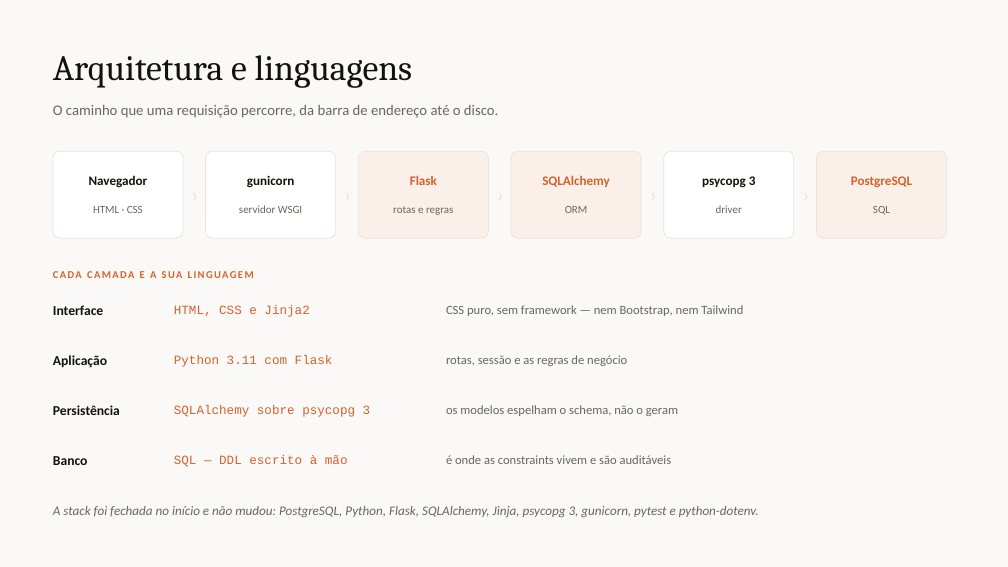
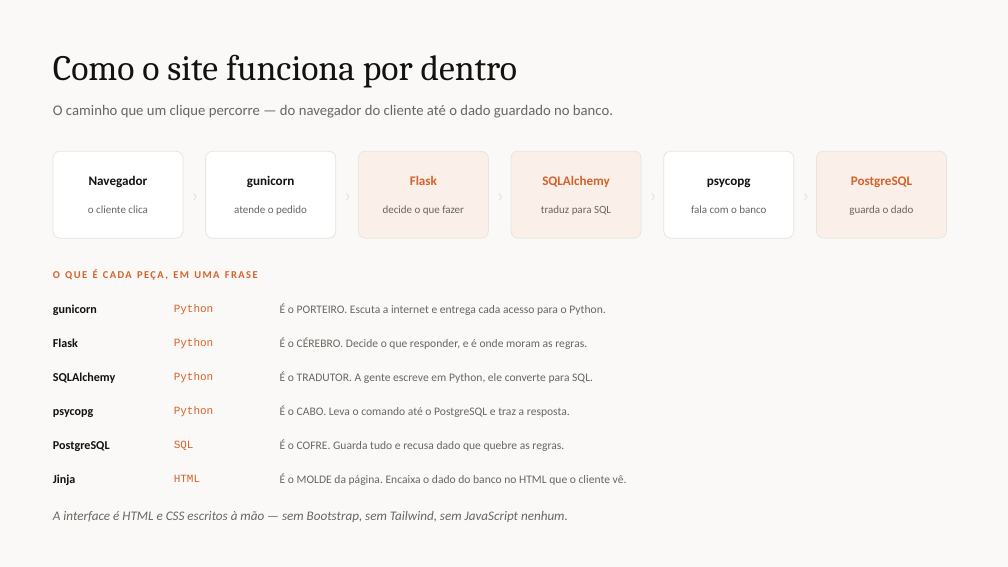
Before and after one commit to hick12/projeto-nivaldo, a slide deck: slide 3 of docs/Processo_Torra_e_Terra.pptx. Drawn at 1008x567 pixels with LibreOffice and Linux fonts; fonts in the diff are those of the drawing. Boxes give left, top, right and bottom in pixels: in the first picture for what was removed or moved away, otherwise in the second. Text is boxed around its words. In the diff, an @@ line names an element or a change of style, - is before the commit and + after.

```diff
--- a/docs/Processo_Torra_e_Terra.pptx
+++ b/docs/Processo_Torra_e_Terra.pptx
@@ text at <box>53,54,517,88</box>: text changed @@
-Arquitetura e linguagens
+Como o site funciona por dentro
@@ text at <box>53,105,613,118</box>: text changed @@
-O caminho que uma requisição percorre, da barra de endereço até o disco.
+O caminho que um clique percorre — do navegador do cliente até o dado guardado no banco.
@@ text at <box>707,178,751,188</box>: text changed @@
-psycopg 3
+psycopg
@@ text at <box>88,205,147,213</box>: text changed @@
-HTML · CSS
+o cliente clica
@@ text at <box>234,205,307,215</box>: text changed @@
-servidor WSGI
+atende o pedido
@@ text at <box>383,205,464,215</box>: text changed @@
-rotas e regras
+decide o que fazer
@@ text at <box>541,205,611,215</box>: text changed @@
-ORM
+traduz para SQL
@@ text at <box>691,205,766,213</box>: text changed @@
-driver
+fala com o banco
@@ text at <box>849,205,914,215</box>: text changed @@
-SQL
+guarda o dado
@@ text at <box>53,270,258,280</box>: text changed @@
-CADA CAMADA E A SUA LINGUAGEM
+O QUE É CADA PEÇA, EM UMA FRASE
@@ text at <box>53,304,97,315</box>: text changed; size 13 to 11.5 pt @@
-Interface
+gunicorn
@@ text at <box>174,305,213,315</box>: text changed; size 12 to 10.5 pt @@
-HTML, CSS e Jinja2
+Python
@@ text at <box>280,303,605,315</box>: text changed; size 12 to 11 pt @@
-CSS puro, sem framework — nem Bootstrap, nem Tailwind
+É o PORTEIRO. Escuta a internet e entrega cada acesso para o Python.
@@ text at <box>53,338,78,347</box>: text changed; size 13 to 11.5 pt @@
-Aplicação
+Flask
@@ text at <box>174,339,213,349</box>: text changed; size 12 to 10.5 pt @@
-Python 3.11 com Flask
+Python
@@ text at <box>280,337,587,349</box>: text changed; size 12 to 11 pt @@
-rotas, sessão e as regras de negócio
+É o CÉREBRO. Decide o que responder, e é onde moram as regras.
@@ text at <box>53,372,115,383</box>: text changed; size 13 to 11.5 pt @@
-Persistência
+SQLAlchemy
@@ text added at <box>174,373,213,383</box>, 10.5 pt, text #D4622A @@
+Python
@@ text at <box>280,371,593,383</box>: text changed; size 12 to 11 pt @@
-os modelos espelham o schema, não o geram
+É o TRADUTOR. A gente escreve em Python, ele converte para SQL.
@@ text at <box>53,409,93,417</box>: text changed; size 13 to 11.5 pt @@
-Banco
+psycopg
@@ text removed at <box>174,405,371,417</box> @@
-SQLAlchemy sobre psycopg 3
@@ text added at <box>174,407,213,417</box>, 10.5 pt, text #D4622A @@
+Python
@@ text at <box>280,405,570,417</box>: text changed; size 12 to 11 pt @@
-é onde as constraints vivem e são auditáveis
+É o CABO. Leva o comando até o PostgreSQL e traz a resposta.
@@ text at <box>53,441,110,451</box>: text changed; size 12.5 to 11.5 pt; text colour #6B6560 to #14120F; bold on; italic off @@
-A stack foi fechada no início e não mudou: PostgreSQL, Python, Flask, SQLAlchemy, Jinja, psycopg 3, gunicorn, pytest e python-dotenv.
+PostgreSQL
@@ text added at <box>174,441,194,450</box>, 10.5 pt, text #D4622A @@
+SQL
@@ text added at <box>280,439,564,451</box>, 11 pt, text #6B6560 @@
+É o COFRE. Guarda tudo e recusa dado que quebre as regras.
@@ text added at <box>53,474,75,485</box>, 11.5 pt, text #14120F, bold @@
+Jinja
@@ text removed at <box>174,455,348,467</box> @@
-SQL — DDL escrito à mão
@@ text added at <box>174,475,200,482</box>, 10.5 pt, text #D4622A @@
+HTML
@@ text added at <box>280,473,627,485</box>, 11 pt, text #6B6560 @@
+É o MOLDE da página. Encaixa o dado do banco no HTML que o cliente vê.
@@ text added at <box>53,511,568,522</box>, 12.5 pt, text #6B6560, italic @@
+A interface é HTML e CSS escritos à mão — sem Bootstrap, sem Tailwind, sem JavaScript nenhum.
```
Also in this commit, not shown: 5 other files.
